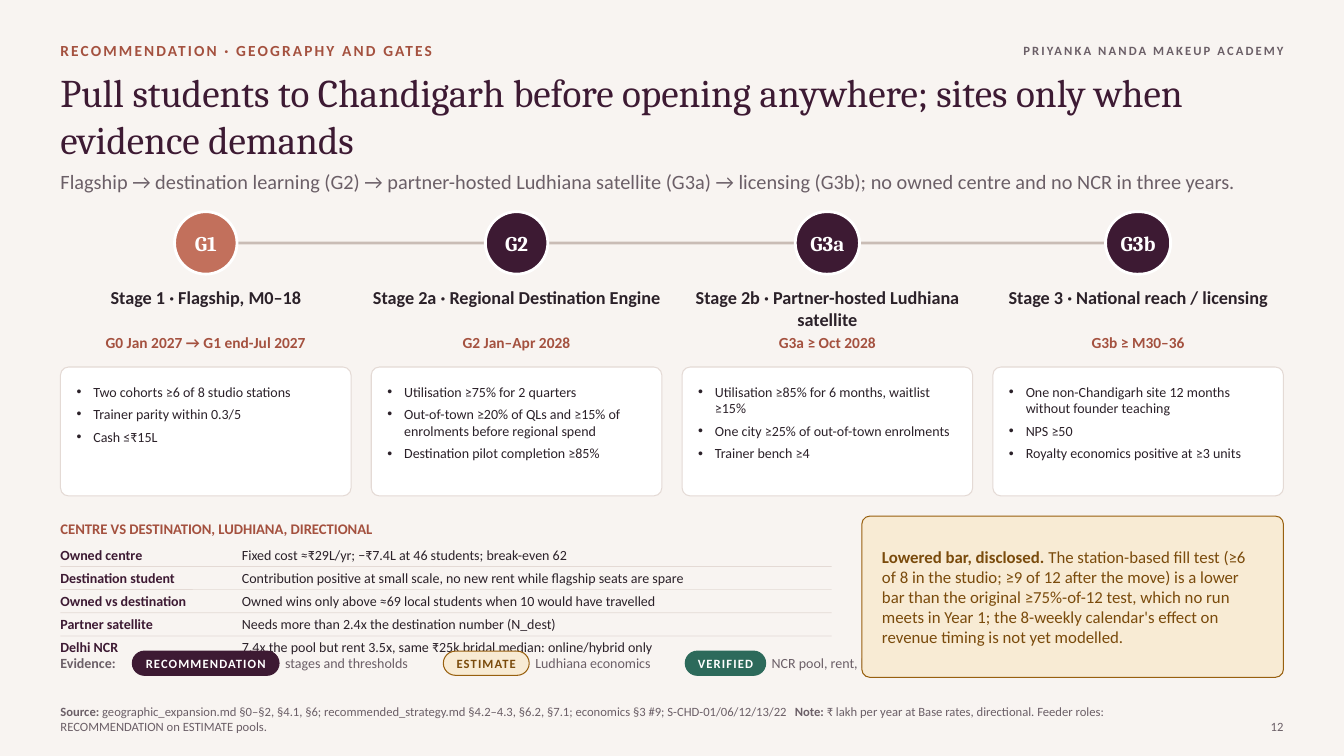
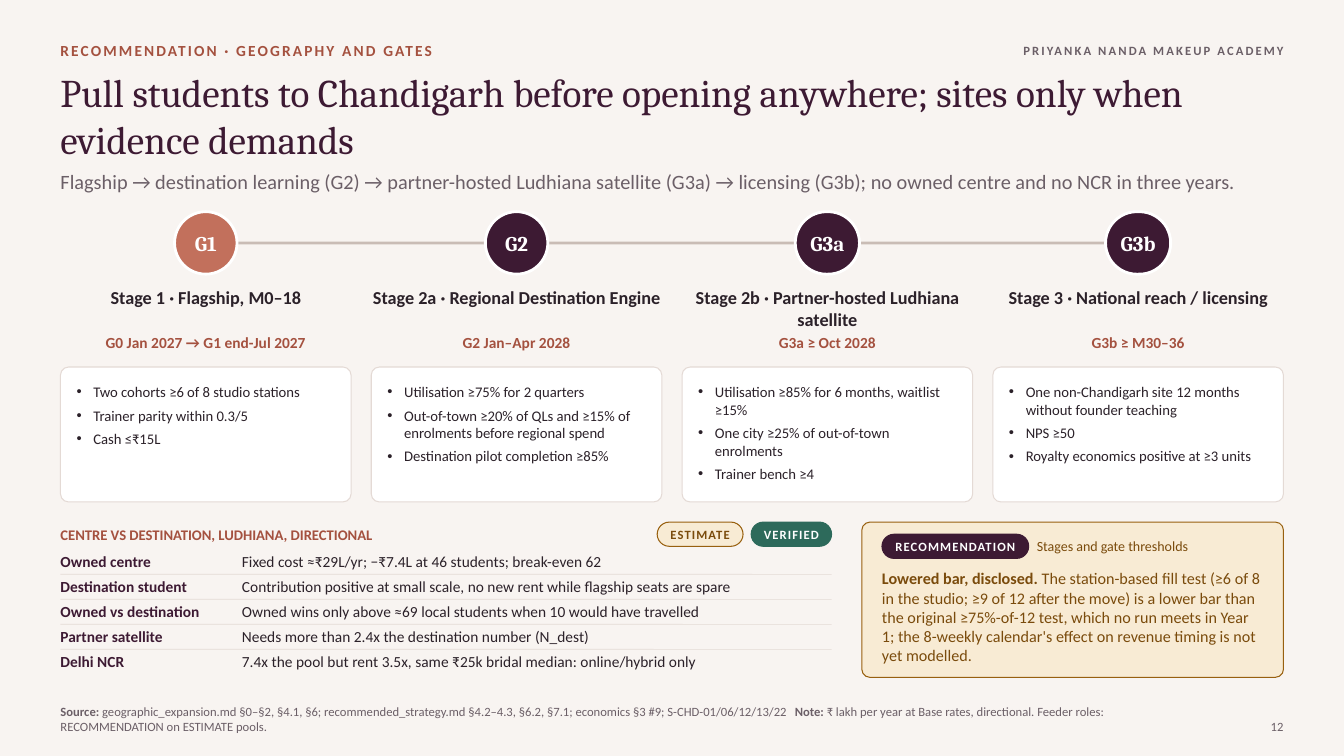
Before and after one commit to ravishchaaubey/apna-demo, a slide deck: slide 12 of priyanka_nanda_academy/final/Priyanka_Nanda_Academy_Growth_Strategy.pptx. Drawn at 1344x756 pixels with LibreOffice and Linux fonts; fonts in the diff are those of the drawing. Boxes give left, top, right and bottom in pixels: in the first picture for what was removed or moved away, otherwise in the second. Text is boxed around its words. In the diff, an @@ line names an element or a change of style, - is before the commit and + after.

```diff
--- a/priyanka_nanda_academy/final/Priyanka_Nanda_Academy_Growth_Strategy.pptx
+++ b/priyanka_nanda_academy/final/Priyanka_Nanda_Academy_Growth_Strategy.pptx
@@ rounded rectangle: place and size @@
-rounded rectangle at (60, 367, 351, 496)
+rounded rectangle at (60, 367, 351, 502)
@@ rounded rectangle: place and size @@
-rounded rectangle at (371, 367, 661, 496)
+rounded rectangle at (371, 367, 661, 502)
@@ rounded rectangle: place and size @@
-rounded rectangle at (683, 367, 973, 496)
+rounded rectangle at (683, 367, 973, 502)
@@ rounded rectangle: place and size @@
-rounded rectangle at (993, 367, 1284, 496)
+rounded rectangle at (993, 367, 1284, 502)
@@ size 10 to 10.5 pt in 4 elements at (93, 386, 299, 444), (404, 387, 630, 464), (715, 386, 940, 479), (1026, 386, 1251, 464) @@
@@ text "CENTRE VS DESTINATION, LUDHIANA, DIRECTIONAL": place and size @@
-text "CENTRE VS DESTINATION, LUDHIANA, DIRECTIONAL" at (60, 524, 373, 536)
+text "CENTRE VS DESTINATION, LUDHIANA, DIRECTIONAL" at (60, 530, 373, 542)
@@ rounded rectangle "ESTIMATE": place and size @@
-rounded rectangle "ESTIMATE" at (444, 651, 529, 676)
+rounded rectangle "ESTIMATE" at (657, 522, 743, 546)
@@ rounded rectangle "VERIFIED": place and size @@
-rounded rectangle "VERIFIED" at (686, 651, 766, 676)
+rounded rectangle "VERIFIED" at (751, 522, 832, 546)
@@ proportions changed in 5 elements at (60, 367, 351, 502), (371, 367, 661, 502), (683, 367, 973, 502), (993, 367, 1284, 502), (862, 522, 1284, 678) @@
@@ rounded rectangle: place and size @@
-rounded rectangle at (862, 516, 1284, 678)
+rounded rectangle at (862, 522, 1284, 678)
@@ rounded rectangle "RECOMMENDATION": place and size @@
-rounded rectangle "RECOMMENDATION" at (132, 651, 279, 676)
+rounded rectangle "RECOMMENDATION" at (882, 534, 1029, 559)
@@ text "Lowered bar, disclosed. The station-based ...": place and size @@
-text "Lowered bar, disclosed. The station-based ..." at (882, 551, 1246, 646)
+text "Lowered bar, disclosed. The station-based ..." at (882, 572, 1260, 664)
@@ text "Lowered bar, disclosed. The station-based ..." at (882, 572, 1260, 664): size 12 to 11.5 pt @@
@@ text at (1037, 541, 1188, 554): text changed; text colour #6B5F67 to #7A4B0C @@
-stages and thresholds
+Stages and gate thresholds
@@ 6 texts, 3 lines: place and size @@
-6 texts, 3 lines at (60, 567, 832, 631)
+6 texts, 3 lines at (60, 575, 832, 644)
@@ size 10 to 11 pt in 10 elements at (242, 556, 602, 570), (60, 556, 151, 567), (242, 581, 730, 595), (60, 581, 187, 592), (242, 606, 699, 620), (242, 631, 589, 644), (60, 606, 199, 617), (60, 631, 163, 642), (242, 656, 696, 670), (60, 656, 124, 667) @@
@@ 2 texts, 1 line: place and size @@
-2 texts, 1 line at (60, 636, 832, 657)
+2 texts, 1 line at (60, 649, 832, 670)
@@ text removed at (60, 658, 115, 668) @@
-Evidence:
@@ text removed at (535, 658, 651, 668) @@
-Ludhiana economics
@@ text removed at (772, 656, 894, 672) @@
-NCR pool, rent, bridal median
```
Also in this commit, not shown: 7 other slides changed, 5 other files.
